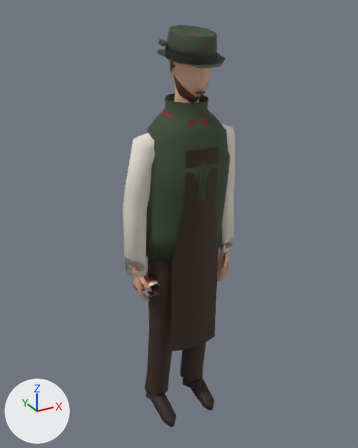
One commit to the glTF model site/public/models/people_vendor_bier.lite.glb: the scene before it, then after it.
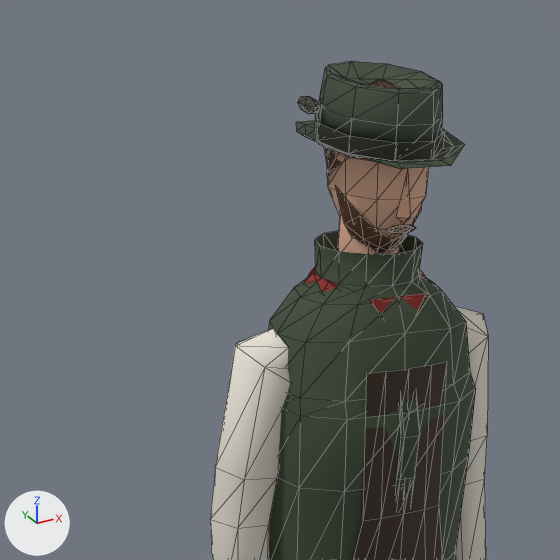
The first picture shows the older version from a camera (50 mm lens) standing at (-0.977, -1.741, 1.895) and looking at (-0.004, 0.029, 1.011). The close-ups show the older and then the newer version on the part from 11% to 74% of the width and 0% to 51% of the height of that picture. Only the edits that show in the close-ups are written down. The axes (+X, +Y, +Z) are drawn at lower left. The lights are the same throughout. The close-ups show mesh edges as thin lines. Vertices at exactly the same position are counted once.

The first close-up shows 'body'.
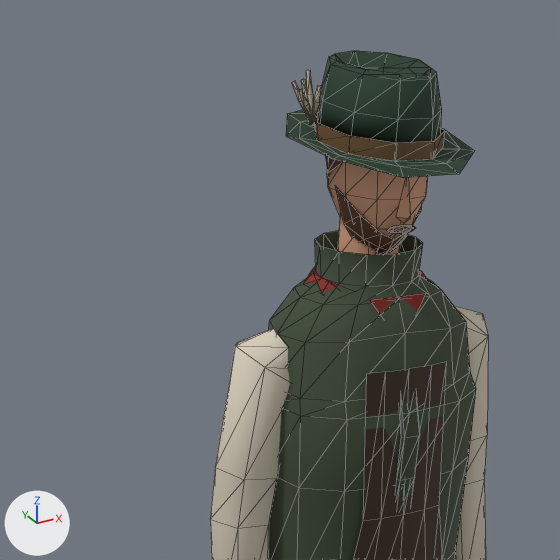
Where the change shows, as pixel boxes [x1, y1, x2, y2] in the close-ups (560 x 560 px; the box of a moved part takes in the faces that stretch with it):
'body', surface changed, reshaped: before [210, 61, 488, 560]; after [210, 51, 488, 560]
part 1 of me_body, added: after [309, 116, 316, 126]
part 2 of me_body, moved or reshaped: before [296, 61, 465, 169]; after [286, 51, 474, 178]
part 3 of me_body, recoloured: [210, 112, 488, 560] in both

Diff of the bpy script that builds the scene:
```diff
--- a/site/public/models/people_vendor_bier.lite.glb.py
+++ b/site/public/models/people_vendor_bier.lite.glb.py
@@ mat_hat @@
 n2 = _N.new('ShaderNodeMix'); n2.name = 'Mix'
 n2.inputs[0].default_value = 1.0  # 'Factor'
-n2.inputs[7].default_value = (0.0497, 0.0685, 0.0409, 1.0)  # 'B', greyish green #3f4a39
+n2.inputs[7].default_value = (0.0137, 0.0423, 0.0194, 1.0)  # 'B', dark green #1f3a26
 n3 = _N.new('ShaderNodeVertexColor'); n3.name = 'Color Attribute'
@@ me_body @@
 # used by ob_body; location = (0.0, 0.0, 0.0)
-me_body.from_pydata(...)  # 896 vertices, 1523 faces; spans x -0.28..0.28, y -0.19..0.17, z -0.01..1.83
+me_body.from_pydata(...)  # 941 vertices, 1583 faces; spans x -0.28..0.28, y -0.21..0.17, z -0.01..1.85
+# me_body part 1: the loose piece of 32 vertices spanning x -0.1..-0.09, y -0.05..0.01, z 1.76..1.79 is copied, and the copy is scaled about its middle by (1.16, 0.203, 0.577), then moved by (0.02, 0.03, -0.02); it spans x -0.08..-0.07, y 0.01..0.02, z 1.74..1.76
+# me_body part 2
+# 83 vertices are removed from x -0.12..0.12, y -0.19..0.1, z 1.7..1.83
+# 177 faces are deleted
+# 4 vertices move from x -0.1..-0.09, y -0.04..0.01, z 1.76..1.78 to x -0.09..-0.07, y -0.04..0.01, z 1.77..1.79
+# 96 vertices are added at x -0.14..0.14, y -0.21..0.12, z 1.69..1.85
+# 60 new faces join them, mat_body
+# 117 new faces join them, mat_hat
+# me_body part 3: 488 kept faces spanning x -0.28..0.28, y -0.16..0.07, z 0.69..1.8 get new vertex colours
 me_body.materials.append(mat_coat)
```
